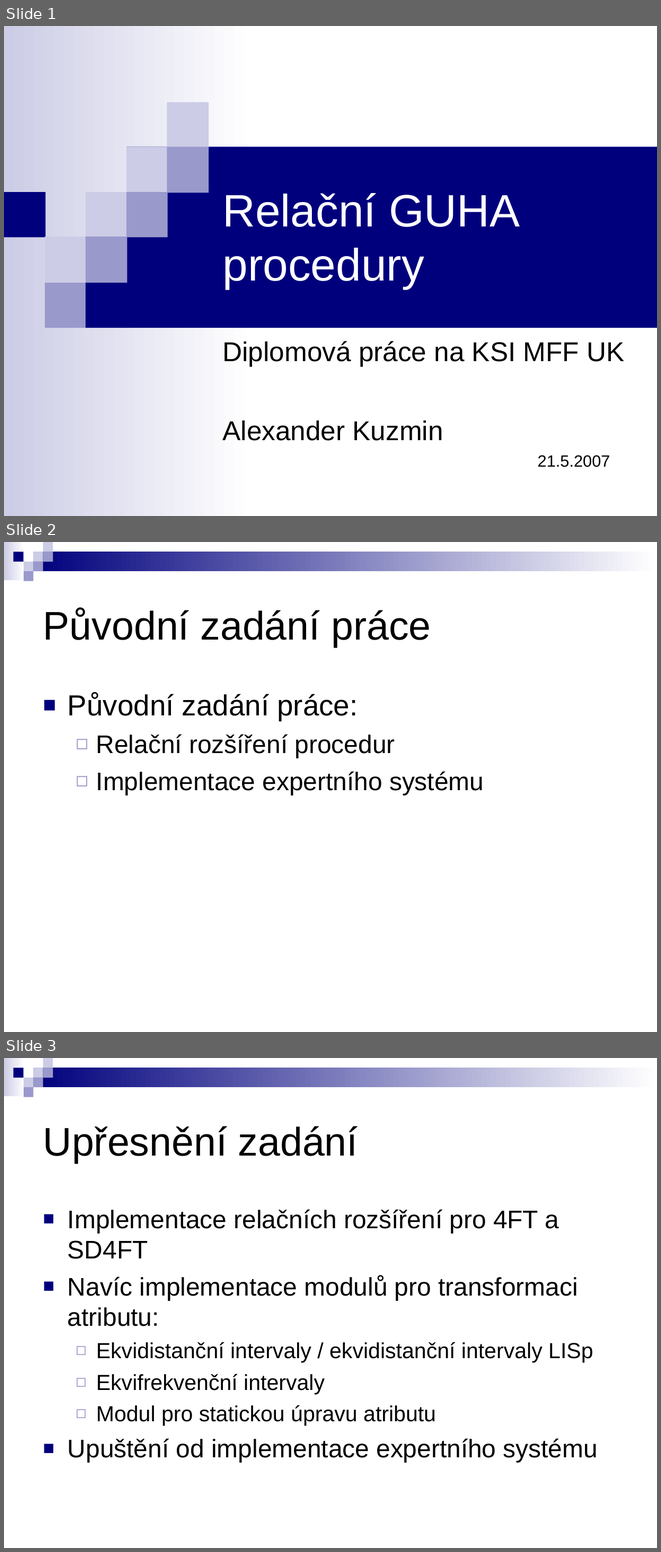
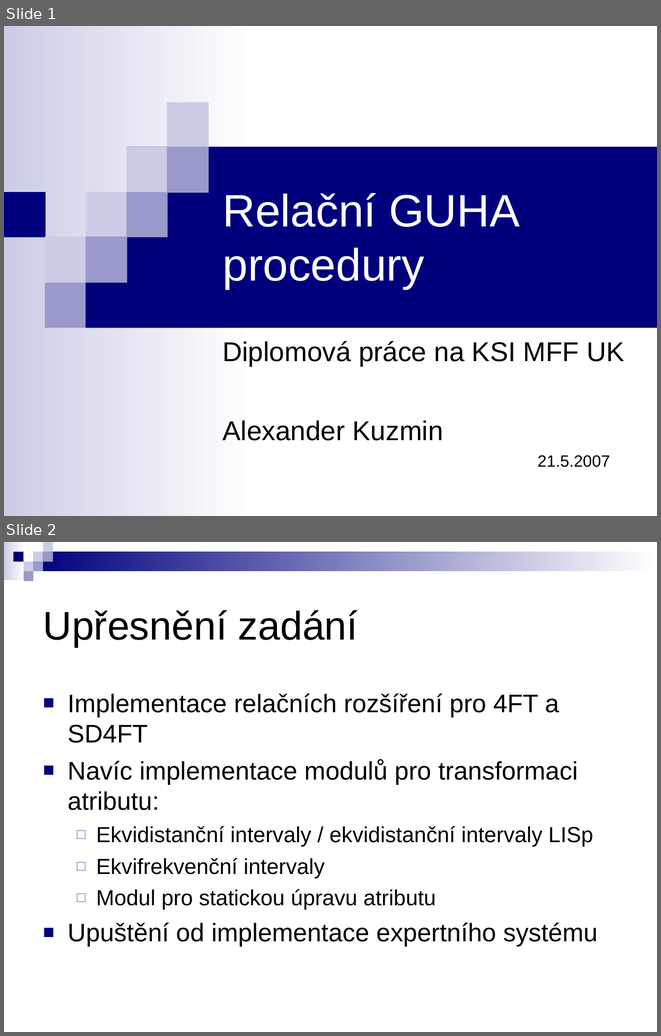
Before and after one commit to michalkovy/ferda, a slide deck: publications/diplomky/kuzmos/Prezentace/Relační GUHA procedury.ppt. Shown one above the other, each under a label of ours: slides 1, 2 and 3 before the commit, slides 1 and 2 after it. The pictures are 661x1552 and 661x1036 pixels, drawn with LibreOffice and Linux fonts; fonts in the diff are those of the drawing. Boxes give left, top, right and bottom in pixels: in the first picture for what was removed or moved away, otherwise in the second. Text is boxed around its words. In the diff, an @@ line names an element or a change of style, - is before the commit and + after.

```diff
--- a/publications/diplomky/kuzmos/Prezentace/Relační GUHA procedury.ppt
+++ b/publications/diplomky/kuzmos/Prezentace/Relační GUHA procedury.ppt
@@ slide 2 removed at box(4, 542, 657, 1032), background #FFFFFF; not listed: 9 template elements that a slide beside it also shows @@
@@ title removed at box(43, 608, 431, 647) @@
-Původní zadání práce
@@ text removed at box(68, 693, 484, 795) @@
-■ Původní zadání práce:
-  ◻ Relační rozšíření procedur
-  ◻ Implementace expertního systému
@@ what was slide 3 is now slide 2 @@
```
Also in this commit, not shown: 2 other slides removed.
